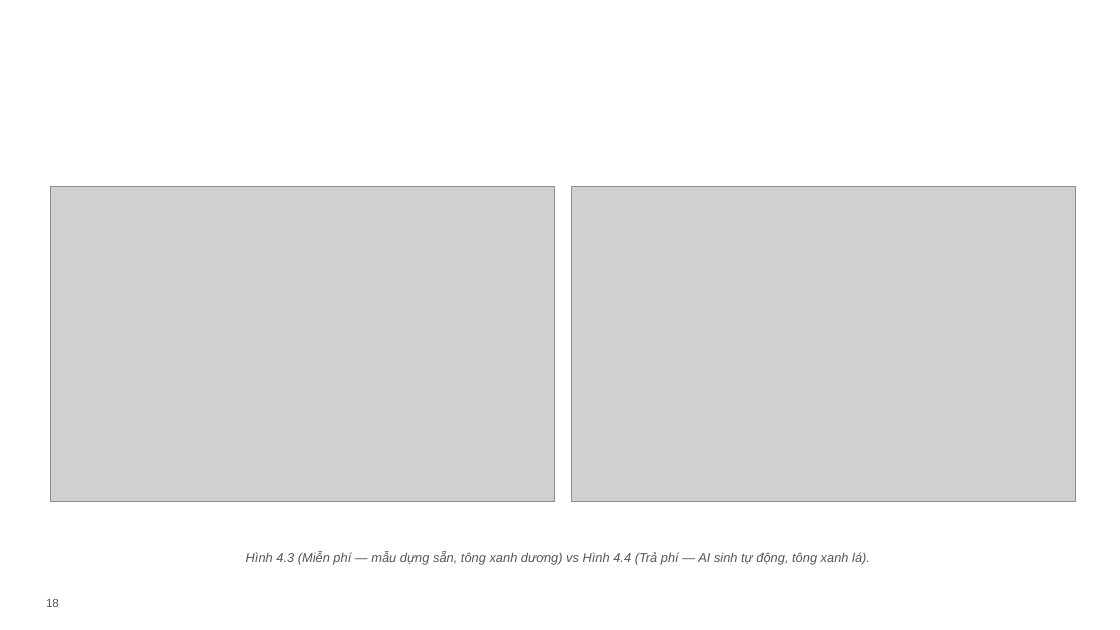
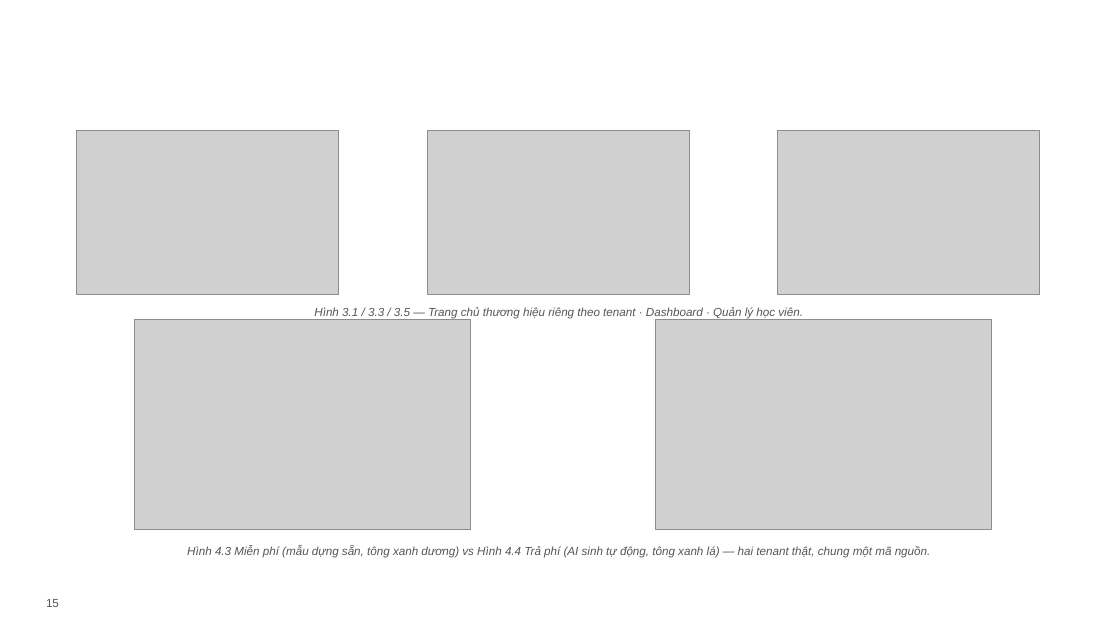
Before and after one commit to VictorAurelius/2026-Kite-Class-Platform, a slide deck: slide 15 of documents/08-thesis/defense/KiteHub-baove-khoaluan-20slide.pptx (slide 18 before the commit). Drawn at 1120x630 pixels with LibreOffice and Linux fonts; fonts in the diff are those of the drawing; grey boxes stand for pictures; background and template pictures are left out. Boxes give left, top, right and bottom in pixels: in the first picture for what was removed or moved away, otherwise in the second. Text is boxed around its words. In the diff, an @@ line names an element or a change of style, - is before the commit and + after.

```diff
--- a/documents/08-thesis/defense/KiteHub-baove-khoaluan-20slide.pptx
+++ b/documents/08-thesis/defense/KiteHub-baove-khoaluan-20slide.pptx
@@ picture added at [77, 130, 339, 294] @@
@@ picture added at [427, 130, 689, 294] @@
@@ picture added at [777, 130, 1039, 294] @@
@@ picture: place and size @@
-picture at [50, 187, 555, 502]
+picture at [134, 319, 471, 529]
@@ text added at [314, 307, 803, 319], 10 pt, text #555555, italic @@
+Hình 3.1 / 3.3 / 3.5 — Trang chủ thương hiệu riêng theo tenant · Dashboard · Quản lý học viên.
@@ picture: place and size @@
-picture at [571, 187, 1075, 502]
+picture at [655, 319, 991, 529]
@@ text at [187, 545, 931, 557]: text changed; size 11 to 10 pt @@
-Hình 4.3 (Miễn phí — mẫu dựng sẵn, tông xanh dương) vs Hình 4.4 (Trả phí — AI sinh tự động, tông xanh lá).
+Hình 4.3 Miễn phí (mẫu dựng sẵn, tông xanh dương) vs Hình 4.4 Trả phí (AI sinh tự động, tông xanh lá) — hai tenant thật, chung một mã nguồn.
```
Also in this commit, not shown: 15 other slides changed, 2 slides added, 1 slide removed, 2 other files.
